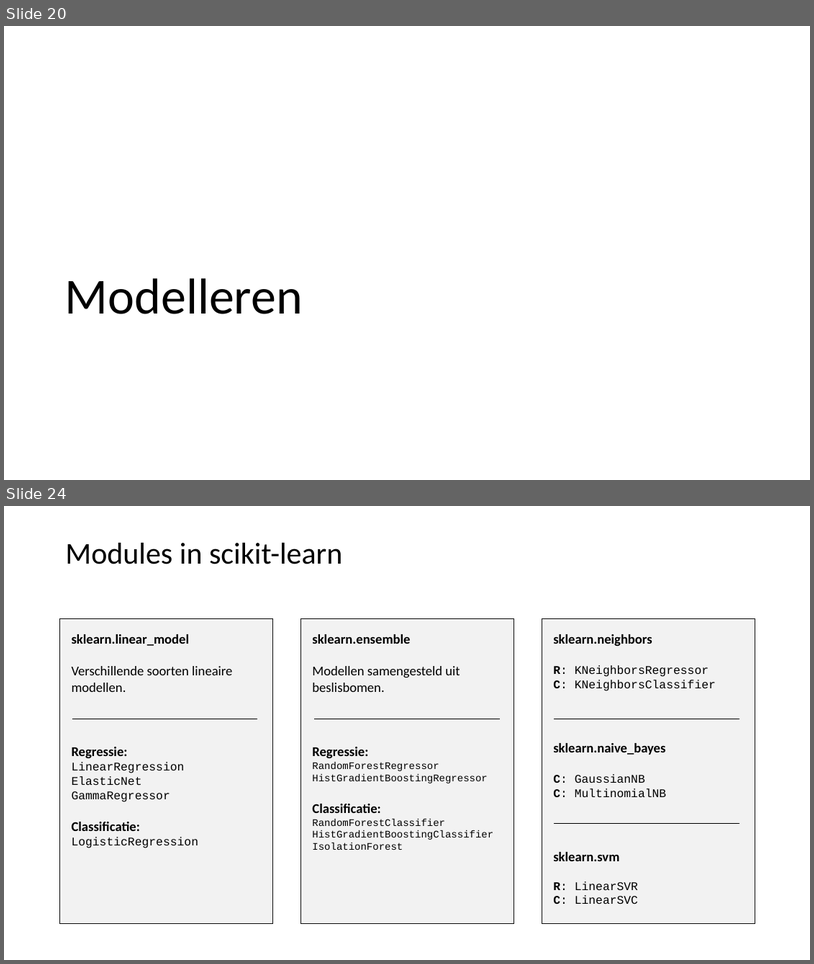
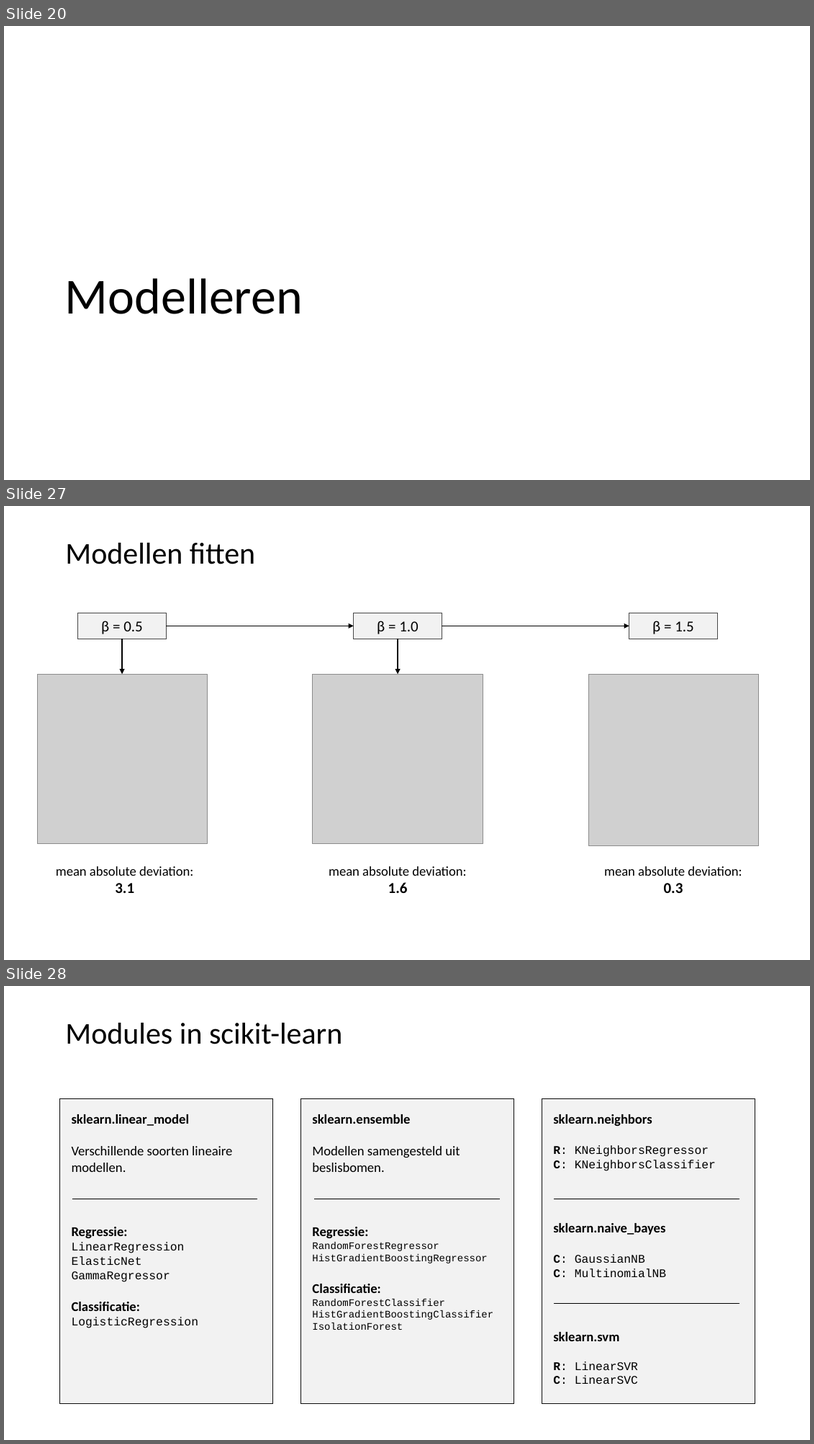
Before and after one commit to LFKoning/knowledge-sharing, a slide deck: python_course/4_scikit_learn/python_cursus_4.pptx. Shown one above the other, each under a label of ours: slides 20 and 24 before the commit, slides 20, 27 and 28 after it; the slides between them are not shown. The pictures are 814x964 and 814x1444 pixels, drawn with LibreOffice and Linux fonts; fonts in the diff are those of the drawing; grey boxes stand for pictures. Boxes give left, top, right and bottom in pixels: in the first picture for what was removed or moved away, otherwise in the second. Text is boxed around its words. In the diff, an @@ line names an element or a change of style, - is before the commit and + after.

```diff
--- a/python_course/4_scikit_learn/python_cursus_4.pptx
+++ b/python_course/4_scikit_learn/python_cursus_4.pptx
@@ slide 27 added at <box>4,506,810,960</box>, background #FFFFFF @@
@@ title added at <box>65,543,255,564</box>, 36 pt, text #000000 @@
+Modellen fitten
@@ rectangle added at <box>78,613,166,639</box>, fill #F2F2F2, outline #484848 1 pt, 18 pt, text #000000 @@
+β = 0.5
@@ rectangle added at <box>354,613,442,639</box>, fill #F2F2F2, outline #484848 1 pt, 18 pt, text #000000 @@
+β = 1.0
@@ rectangle added at <box>630,613,718,639</box>, fill #F2F2F2, outline #484848 1 pt, 18 pt, text #000000 @@
+β = 1.5
@@ arrow added from (166, 626) to (354, 626), #000000 0.5 pt @@
@@ arrow added from (442, 626) to (630, 626), #000000 0.5 pt @@
@@ arrow added from (122, 638) to (122, 674), #000000 1 pt @@
@@ arrow added from (398, 638) to (398, 674), #000000 1 pt @@
@@ picture added at <box>37,674,207,844</box> @@
@@ picture added at <box>313,674,483,844</box> @@
@@ picture added at <box>589,674,759,846</box> @@
@@ text added at <box>56,866,193,893</box>, 16 pt, text #000000 @@
+mean absolute deviation:
+3.1
@@ text added at <box>329,866,466,893</box>, 16 pt, text #000000 @@
+mean absolute deviation:
+1.6
@@ text added at <box>604,866,742,893</box>, 16 pt, text #000000 @@
+mean absolute deviation:
+0.3
@@ what was slide 24 is now slide 28 @@
```
Also in this commit, not shown: 16 slides changed, 4 other slides added, 1 slide removed, 8 other files.
